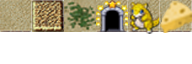
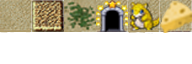
Revision of a layered 192 x 64 image; what changed, layer by layer:
painted on "Calque 0" over [0, 29, 159, 34]
painted on "Calque 1 copie 2" over [0, 30, 9, 32]
